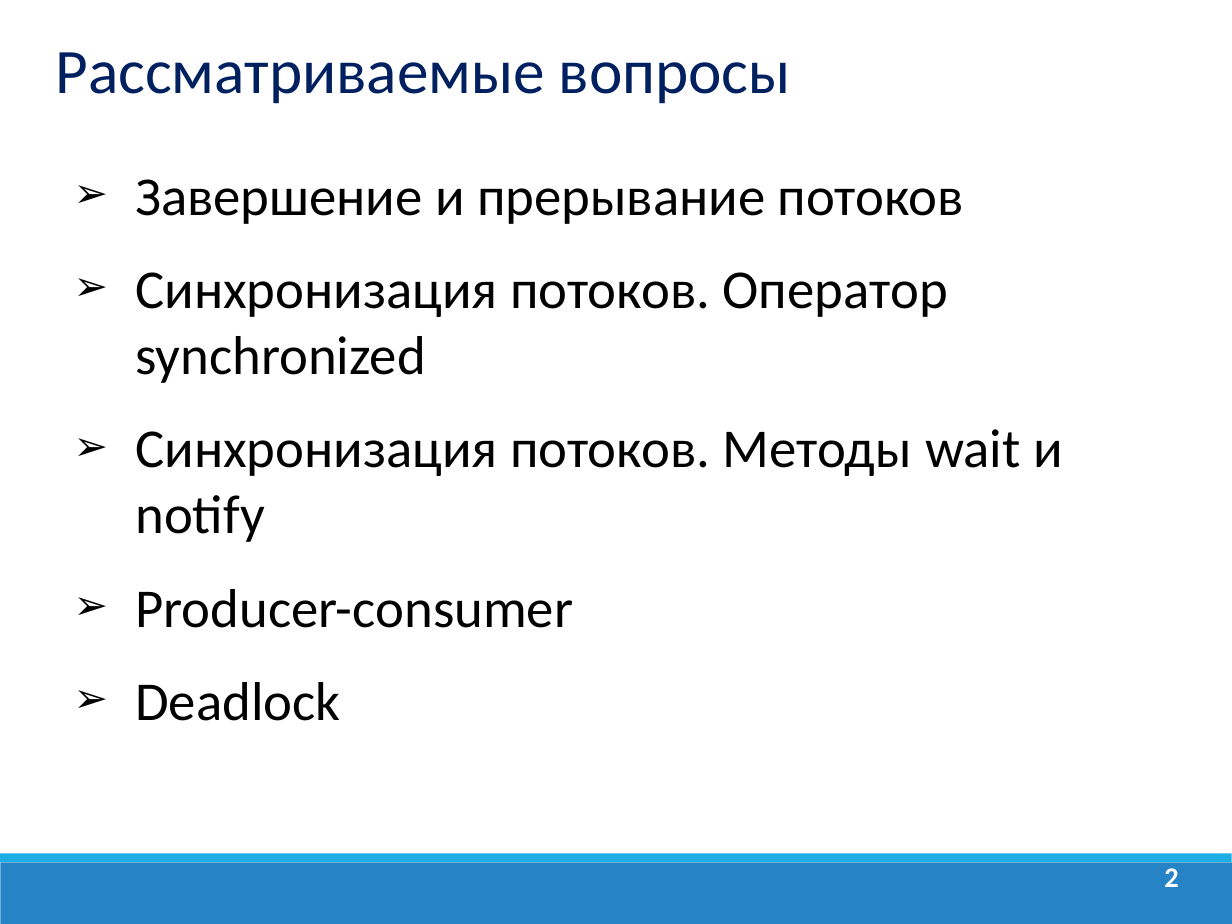
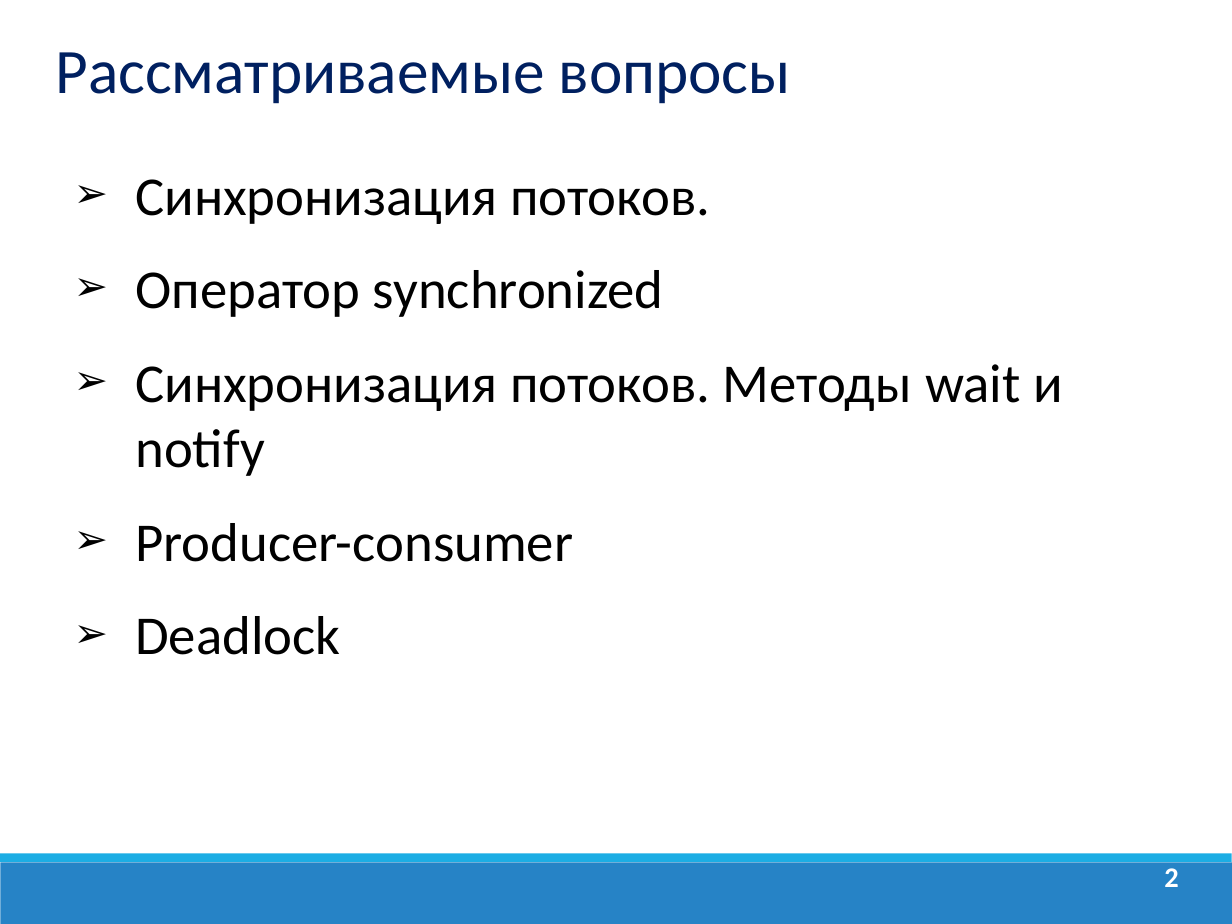
Before and after one commit to dmitry-academy/academy_old, a slide deck: slide 2 of academy/resources/presentations/Многопоточность/Java_Lection_19. Взаимодействие потоков. Producer-consumer.ppt. Drawn at 1232x924 pixels with LibreOffice and Linux fonts; fonts in the diff are those of the drawing; background and template pictures are left out. Boxes give left, top, right and bottom in pixels: in the first picture for what was removed or moved away, otherwise in the second. Text is boxed around its words. In the diff, an @@ line names an element or a change of style, - is before the commit and + after.

```diff
--- a/academy/resources/presentations/Многопоточность/Java_Lection_19. Взаимодействие потоков. Producer-consumer.ppt
+++ b/academy/resources/presentations/Многопоточность/Java_Lection_19. Взаимодействие потоков. Producer-consumer.ppt
@@ text at <box>135,179,710,317</box>: text changed @@
-➢ Завершение и прерывание потоков
-➢ Синхронизация потоков. Оператор synchronized
+➢ Синхронизация потоков.
+➢ Оператор synchronized
```
Also in this commit, not shown: 2 other slides changed, 7 slides added, 4 slides removed, 9 other files.
